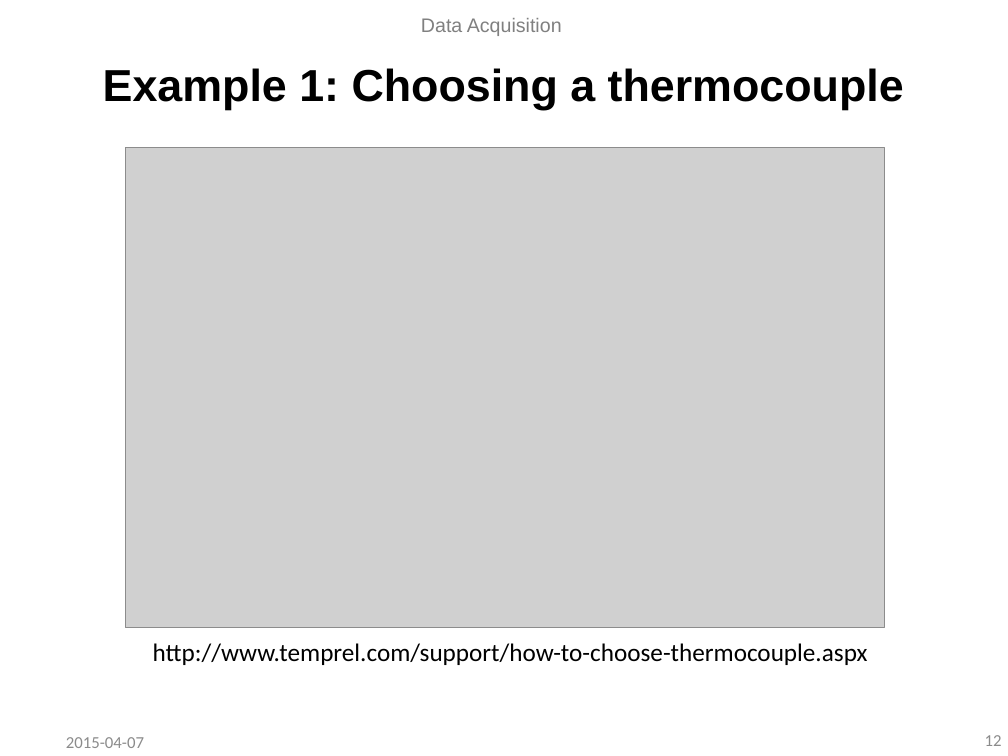
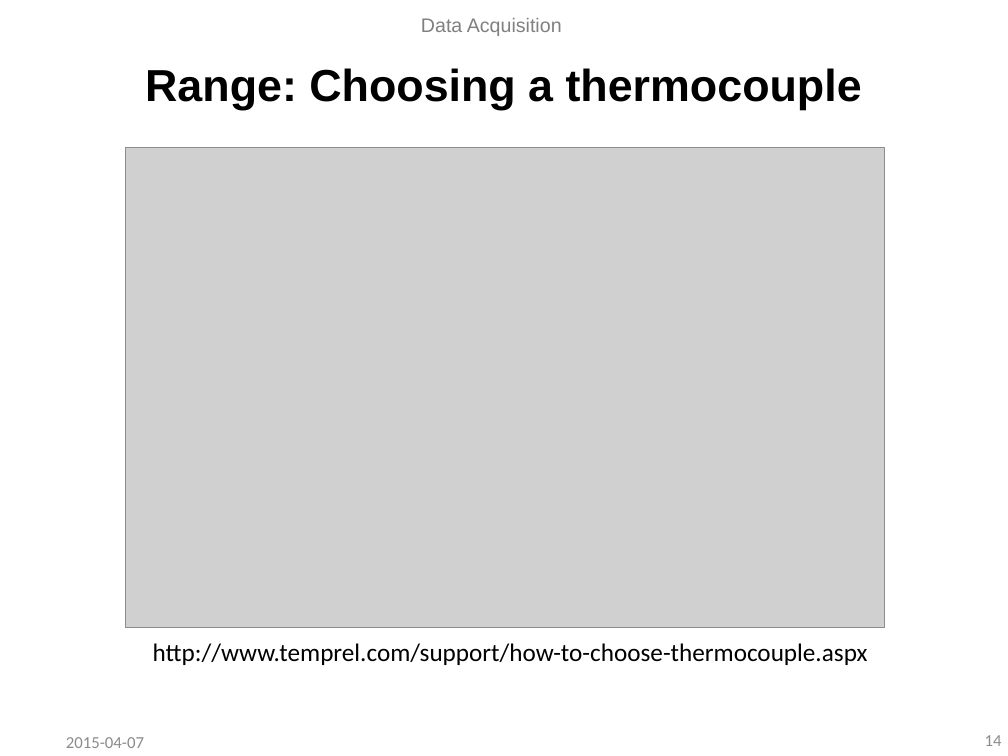
Before and after one commit to ddhanraj/ddhanraj, a slide deck: slide 14 of slides/DAQ.pptx (slide 12 before the commit). Drawn at 1008x756 pixels with LibreOffice and Linux fonts; fonts in the diff are those of the drawing; grey boxes stand for pictures; background and template pictures are left out. Boxes give left, top, right and bottom in pixels: in the first picture for what was removed or moved away, otherwise in the second. Text is boxed around its words. In the diff, an @@ line names an element or a change of style, - is before the commit and + after.

```diff
--- a/slides/DAQ.pptx
+++ b/slides/DAQ.pptx
@@ title at box(145, 68, 862, 110): text changed @@
-Example 1: Choosing a thermocouple
+Range: Choosing a thermocouple
@@ page number at box(985, 735, 1002, 746): text changed @@
-12
+14
```
Also in this commit, not shown: 5 other slides changed, 12 slides added, 3 other files.
